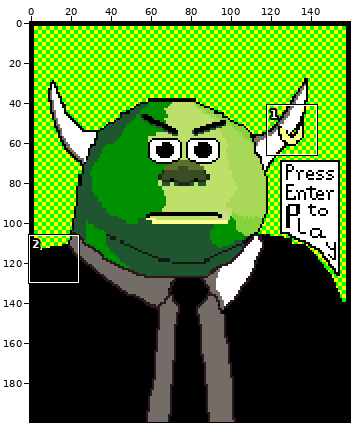
Edited in one commit: sprite sheet (game/assets/menu_screen.png). The picture above shows the old version from afar; the outline marks the close-up.
Close-up. Before the commit:
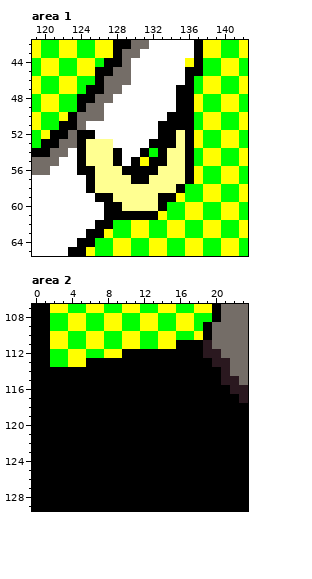
The file is 160x200 pixels. Colours within 5 levels of each other are drawn and written as one. Shown: area 1: x 119..142, y 42..65; area 2: x 0..23, y 107..129. The commit also changed other parts of the picture, which this record leaves out.
The same view after the edit:
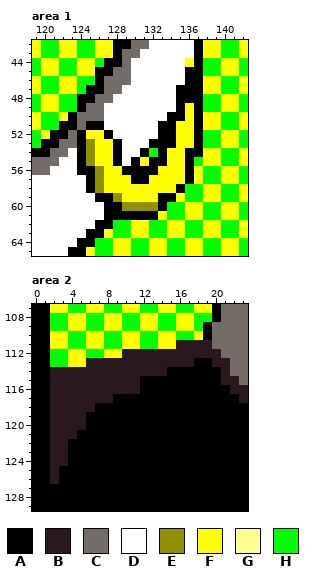
Palette (. is transparent): A #000000  B #2a181f  C #746d67  D #ffffff  E #919100  F #ffff00  G #ffff91  H #00ff00
Diff:
Area 1:
Colour D becomes colour A in row 51 at x 125 to 126; in row 52 at x 127; in row 53 at x 128.
Colour F becomes colour A in rows 48 to 49 at x 137; in rows 52 to 53 at x 137.
Colour H becomes colour A in rows 46 to 47 at x 137; in rows 50 to 51 at x 137; in row 54 at x 137.
Colour G becomes colour E in rows 53 to 55 at x 125; in rows 56 to 58 at x 126; in row 59 at x 128; in row 60 at x 129 to 132.
Colour A becomes colour F in rows 49 to 50 at x 136; in row 51 at x 135 to 136; in row 52 at x 125 and 136; in row 53 at x 136.
Colour D becomes colour F in row 52 at x 126.
Colour G becomes colour F in row 52 at x 135; in row 53 at x 126 to 127 and 135; in rows 54 to 55 at x 126 to 127 and 134 to 135; in row 56 at x 127 to 128 and 133 to 135; in row 57 at x 127 to 129 and 132 to 135; in row 58 at x 127 to 134.
Colour G becomes colour F in row 59 at x 129 to 132.
Area 2:
Colour A becomes colour B in row 111 at x 16 to 18; in row 112 at x 10 to 18; in row 113 at x 6 to 17; in row 114 at x 2 to 14; in rows 115 to 116 at x 2 to 11; in row 117 at x 2 to 8.
Colour A becomes colour B in row 118 at x 2 to 6; in rows 119 to 120 at x 2 to 5; in row 121 at x 2 to 4; in rows 122 to 124 at x 2 to 3; in rows 125 to 126 at x 2.
Pixel boxes of the changes (left, top, right, bottom) in both close-ups:
changed: (86, 76, 203, 211)
changed: (50, 340, 203, 484)
